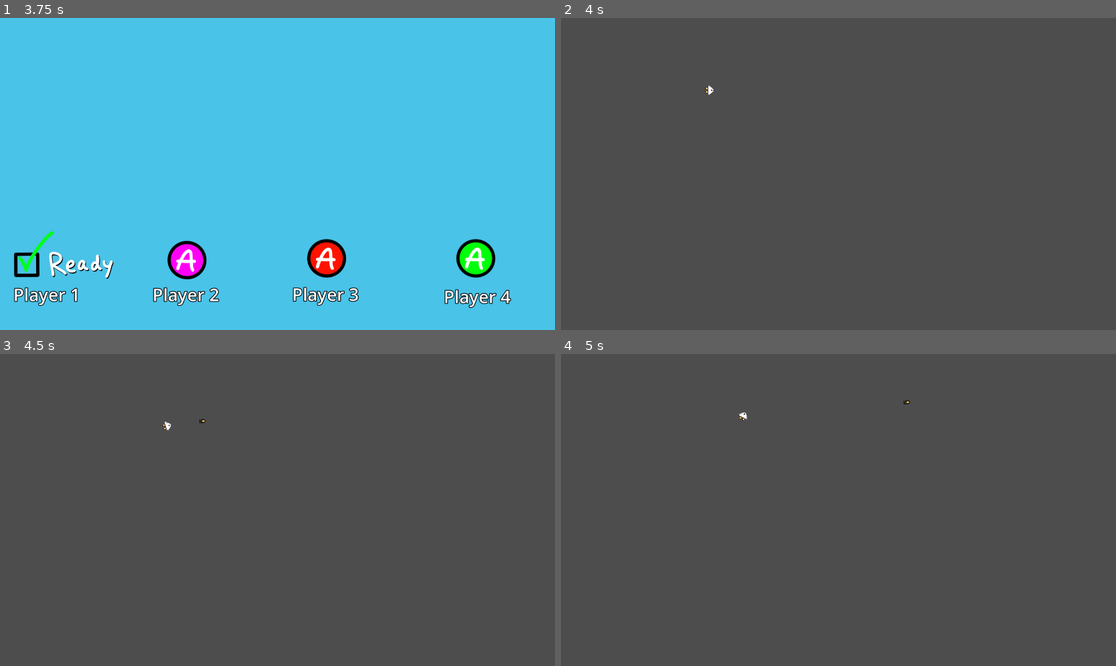
Above: before the commit, frames 1-4 (two rows, left to right).
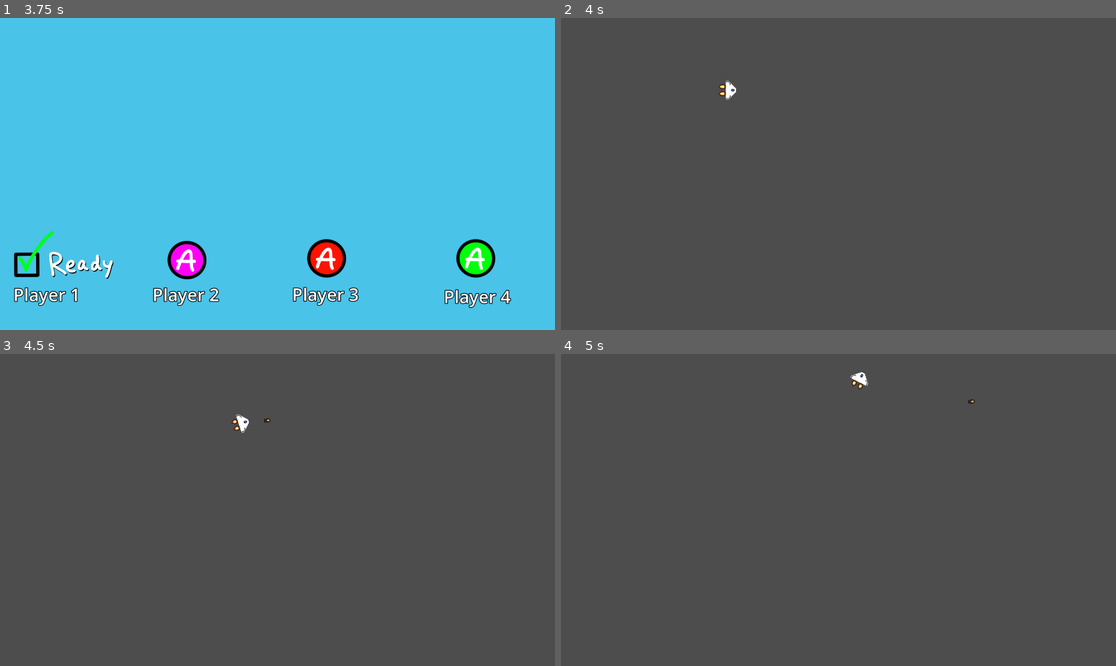
Above: after the commit, the same moments.

Repository: MrJman006/PvPlanes
Game: Godot game, scene res://scenes/start_menu.tscn
Same seed, same stepped clock (60 frames per second), same inputs: the game is played once before the commit and once after it.
Inputs (mouse positions are in pixels of both pictures, inside the frame that each line leads up to):
- Up to frame 1 (3.75 s): click (266, 252) at 0.5 s; tap Enter (kb_enter) at 1.25, 1.35, 2.75, 2.85 s; move the mouse to (399, 158) at 1.27 s; hold Right 1.28-2.03 s; tap Space (kb_space) at 2, 2.1, 3.5, 3.6 s; move the mouse to (166, 189) at 2.02 s; hold Left 2.03-2.78 s; move the mouse to (333, 105) at 2.77 s; hold Right from 2.78 s (still down); move the mouse to (249, 236) at 3.52 s
- Up to frame 2 (4 s): keep holding Right
- Up to frame 3 (4.5 s): move the mouse to (444, 556) at 4.27 s; release Right at 4.28 s; hold Left from 4.28 s (still down); tap Enter (kb_enter) at 4.35 s
- Up to frame 4 (5 s): keep holding Left

Frame 1 is identical in both runs. In frame 2, 0.1% of the frame differs, in the area x 25-32%, y 20-27%; in frame 3, 0.2%, in the area x 29-49%, y 19-26%; in frame 4, 0.2%.

Commit message:
clean up

Diff:
--- a/scenes/Player.tscn
+++ b/scenes/Player.tscn
@@ -30,6 +30,7 @@
 }]
 
 [node name="Player" type="CharacterBody2D"]
+scale = Vector2(2, 2)
 script = ExtResource("1_3li8b")
 
 [node name="Collider" type="CollisionPolygon2D" parent="."]
@@ -50,11 +51,11 @@
 rotation = 1.5708
 sprite_frames = SubResource("SpriteFrames_tdg3f")
 animation = &"forward"
-frame_progress = 0.902782
+frame_progress = 0.899842
 
 [node name="RightThrusterSprite" type="AnimatedSprite2D" parent="SpriteBoundingBox"]
 position = Vector2(-21.5, 6)
 rotation = 1.5708
 sprite_frames = SubResource("SpriteFrames_tdg3f")
 animation = &"forward"
-frame_progress = 0.442955
+frame_progress = 0.831486
--- a/scripts/Player.gd
+++ b/scripts/Player.gd
@@ -11,7 +11,7 @@
 @export var device_id: int = 0
 
 # Maximum total velocity of the player (units/s)
-@export var max_velocity: float = 128.0
+@export var max_velocity: float = 512
 
 # Maximum total turn speed (deg/s)
 @export var max_turn_speed: float = 90.0
@@ -56,6 +56,8 @@
 func _ready() -> void:
 	gun_cooldown_timer.one_shot = true
 	add_child(gun_cooldown_timer)
+	$SpriteBoundingBox/LeftThrusterSprite.play("forward")
+	$SpriteBoundingBox/RightThrusterSprite.play("forward")
 
 # applies player upgrades to the player
 func _process(delta: float) -> void:
--- a/scripts/game_manger.gd
+++ b/scripts/game_manger.gd
@@ -8,7 +8,8 @@
 	preload("res://resources/strategies/Damage.tres"),
 	preload("res://resources/strategies/FireRate.tres"),
 	preload("res://resources/strategies/Health.tres"),
-	preload("res://resources/strategies/Shield.tres")
+	preload("res://resources/strategies/Shield.tres"),
+	preload("res://resources/strategies/Range.tres")
 	]
 
 func _ready() -> void:
@@ -16,13 +17,13 @@
 	start_spawn_timer()
 
 func start_spawn_timer():
-	var wait_time = randf_range(10, 25)
+	var wait_time = randf_range(0, 5)
 	var timer = get_tree().create_timer(wait_time)
 	timer.timeout.connect(spawn_node)
 
 func spawn_node() -> void:
 	if max_upgrade_count > current_upgrade_count:
-		var upgrade_type = randi_range(0,4)
+		var upgrade_type = randi_range(0,upgrades.size()-1)
 		var new_upgrade = upgrade_scene.instantiate()
 		new_upgrade.upgrade_strategy = upgrades[upgrade_type]
 
Binary file removed: Assests/Damage_Upgrade.png
Not shown, removed: Assests/Damage_Upgrade.png.import
Binary file removed: Assests/Fire_Rate_Upgrade.png
Not shown, removed: Assests/Fire_Rate_Upgrade.png.import
Binary file removed: Assests/Health_Upgrade.png
Not shown, removed: Assests/Health_Upgrade.png.import
Binary file removed: Assests/Missile.png
Not shown, removed: Assests/Missile.png.import
Binary file removed: Assests/Plane.png
Not shown, removed: Assests/Plane.png.import
Binary file removed: Assests/Porjectile.png
Not shown, removed: Assests/Porjectile.png.import
(and 28 more such lines)
